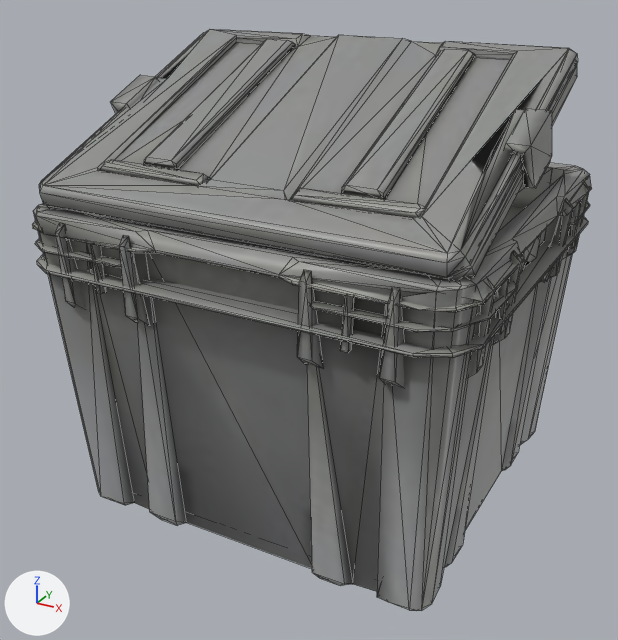
The glTF model game/public/assets/models/mall-storage-tote.glb as it was, and as the next commit left it.
One viewpoint serves both versions: a 50 mm lens placed at (0.521, -1.011, 0.743), pointed at (-0.015, -0.037, 0.256). Lighting does not change. The marker at lower left points along +X, +Y and +Z. The older version comes first. Mesh edges are drawn as thin lines. Vertices at exactly the same position are counted once.

The scene before the commit, as lines of its bpy script (objects in view):
```python
me_storage_tote = bpy.data.meshes.new('storage-tote')
me_storage_tote.from_pydata(...)  # 830 vertices, 1478 faces; spans x -0.3..0.3, y -0.295..0.295, z 0.0..0.627
me_storage_tote.materials.append(mat_mall_storage_tote)
ob_storage_tote = bpy.data.objects.new('storage-tote', me_storage_tote)
ob_storage_tote.location = (0.0, 0.0, 0.0)
```
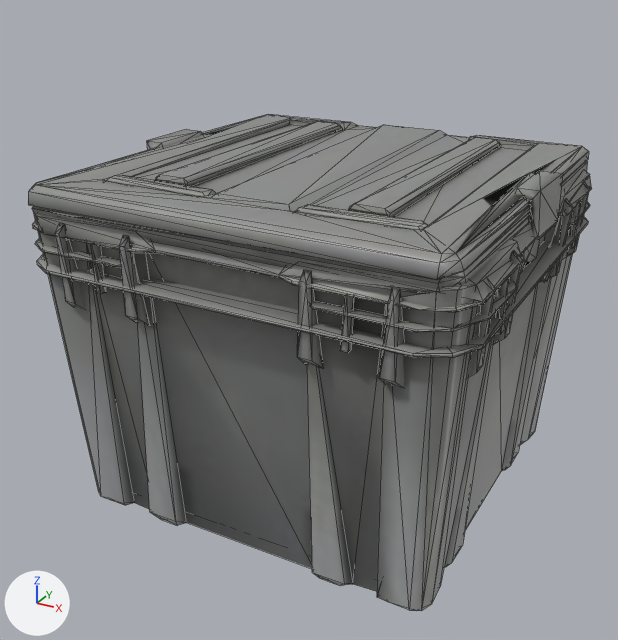
The change, as a list of edits to the scene's bpy script:
```text
Change me_storage_tote:
    used by ob_storage_tote; location = (0.0, 0.0, 0.0)
    remove me_storage_tote.from_pydata(...)  # 830 vertices, 1478 faces; spans x -0.3..0.3, y -0.295..0.295, z 0.0..0.627
    add me_storage_tote.from_pydata(...)  # 830 vertices, 1478 faces; spans x -0.3..0.3, y -0.295..0.295, z 0.0..0.481
    me_storage_tote part 1: the loose piece of 95 vertices spanning x -0.283..0.281, y -0.27..0.137, z 0.431..0.627 is multiplied about its middle by the matrix ((0.997, 0.0, 0.0), (0.0, 1.256, 0.518), (0.0, -0.381, 0.925)), then moved by (0.0, 0.068, -0.077)
    me_storage_tote part 2: 65 of the vertices in x -0.291..0.291, y -0.217..-0.007, z 0.484..0.574 are multiplied about their middle by the matrix ((0.997, 0.0, 0.0), (0.0, 1.256, 0.518), (0.0, -0.381, 0.925)), then moved by (0.0, 0.081, -0.081)
    me_storage_tote part 3: 6 of the vertices in x -0.156..-0.108, y 0.085..0.095, z 0.612..0.619 are multiplied about their middle by the matrix ((0.997, 0.0, 0.0), (0.0, 1.256, 0.518), (0.0, -0.381, 0.925)), then moved by (0.0, 0.081, -0.081)
    me_storage_tote part 4: 6 of the vertices in x 0.111..0.156, y 0.086..0.095, z 0.612..0.619 are multiplied about their middle by the matrix ((0.997, 0.0, 0.0), (0.0, 1.256, 0.518), (0.0, -0.381, 0.925)), then moved by (0.0, 0.081, -0.081)
    other edits to the shape of me_storage_tote do not show in these pictures
```

Location of each change, (x1, y1, x2, y2) in pixels of the pictures (618 x 640 px; the box of a moved part takes in the faces that stretch with it):
'storage-tote', reshaped (15% shorter)
    before: (32, 29, 592, 611)
    after: (28, 114, 592, 611)
part 1 of me_storage_tote, moved or reshaped
    before: (39, 29, 578, 280)
    after: (28, 114, 589, 294)
part 2 of me_storage_tote, moved or reshaped
    before: (100, 75, 552, 218)
    after: (107, 129, 563, 240)
part 3 of me_storage_tote, moved or reshaped
    before: (146, 39, 295, 170)
    after: (160, 121, 342, 186)
part 4 of me_storage_tote, moved or reshaped
    before: (343, 49, 475, 199)
    after: (354, 138, 500, 217)
